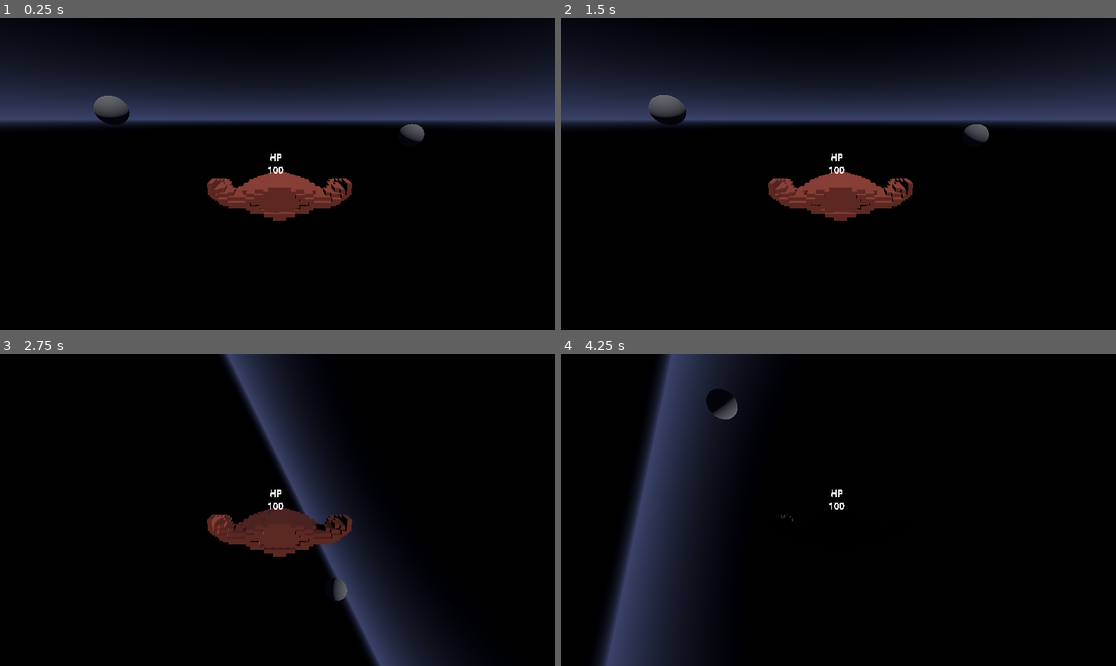
Above: before the commit, frames 1-4 (two rows, left to right).
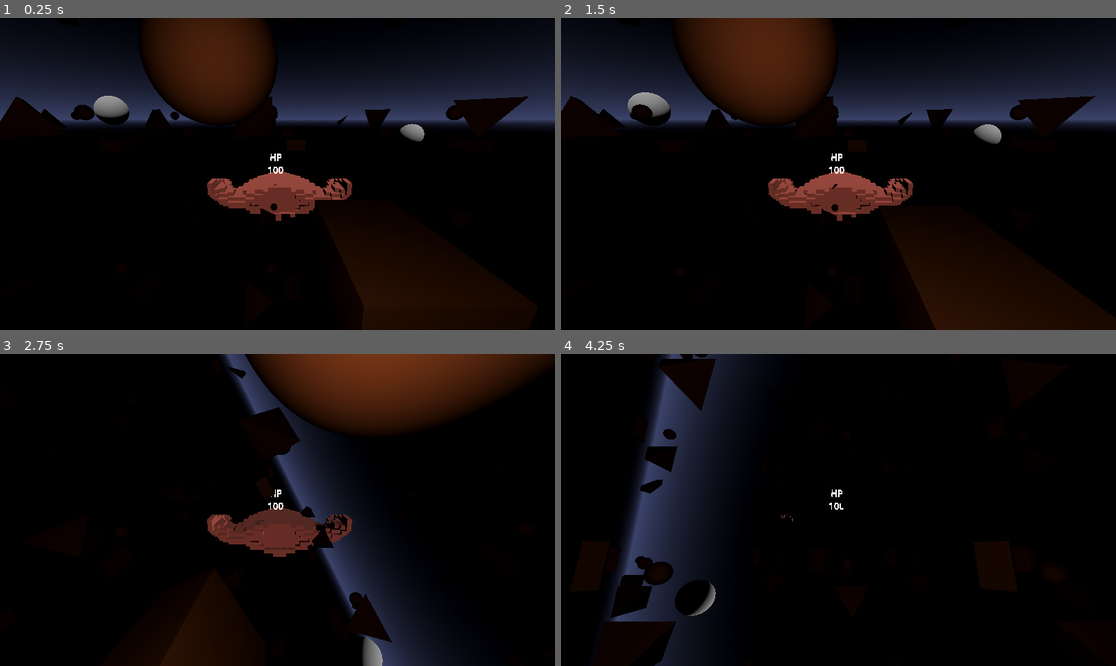
Above: after the commit, the same moments.

Repository: Junkyard-Logic-Studios/Cometes
Game: Godot game, scene res://scenes/main_scene.tscn
Same seed, same stepped clock (60 frames per second), same inputs: the game is played once before the commit and once after it.
Inputs:
- Up to frame 1 (0.25 s): no input
- Up to frame 2 (1.5 s): tap Enter at 0.5 s; hold Shift (accelerate) from 0.53 s (still down); tap Space (shoot) at 0.6, 1.35 s
- Up to frame 3 (2.75 s): release Shift (accelerate) at 2.03 s; hold Q (roll_left) from 2.03 s (still down); tap Space (shoot) at 2.1 s
- Up to frame 4 (4.25 s): tap Space (shoot) at 2.85, 3.6 s; release Q (roll_left) at 3.53 s; hold W (tilt_down) from 3.53 s (still down)

The runs differ from the first frame. In frame 1, 14% of the frame differs, in the area x 0-96%, y 0-100%; in frame 2, 17%, in the area x 0-100%, y 0-100%; in frame 3, 14%; in frame 4, 5.2%.

Commit message:
Loop world visuals via raymarching on primitives

Diff:
--- a/scenes/main_scene.tscn
+++ b/scenes/main_scene.tscn
@@ -1,8 +1,22 @@
-[gd_scene load_steps=8 format=3 uid="uid://cegr6umrjlhre"]
+[gd_scene load_steps=11 format=3 uid="uid://cegr6umrjlhre"]
 
 [ext_resource type="PackedScene" uid="uid://dk7b0mdcmcarn" path="res://scenes/space_ship.tscn" id="2_epmte"]
 [ext_resource type="Script" path="res://scripts/world.gd" id="3_6c7wi"]
 [ext_resource type="PackedScene" uid="uid://b6k5scku45261" path="res://scenes/asteroid.tscn" id="3_6hl20"]
+[ext_resource type="Shader" path="res://scripts/raymarch.gdshader" id="4_gt4jq"]
+
+[sub_resource type="BoxShape3D" id="BoxShape3D_pag7o"]
+
+[sub_resource type="ShaderMaterial" id="ShaderMaterial_lmcch"]
+render_priority = 0
+shader = ExtResource("4_gt4jq")
+shader_parameter/worldSize = Vector3(100, 100, 100)
+shader_parameter/maxDistance = 300.0
+shader_parameter/maxSteps = 100
+shader_parameter/minHitDistance = 0.01
+
+[sub_resource type="BoxMesh" id="BoxMesh_aiqb3"]
+material = SubResource("ShaderMaterial_lmcch")
 
 [sub_resource type="ProceduralSkyMaterial" id="ProceduralSkyMaterial_c7wv5"]
 sky_top_color = Color(0, 0, 0, 1)
@@ -29,20 +43,17 @@
 reflected_light_source = 2
 tonemap_mode = 2
 ssr_fade_in = 0.0174944
-fog_enabled = true
 fog_light_color = Color(0.0980392, 0.105882, 0.160784, 1)
 fog_light_energy = 0.22
 fog_sun_scatter = 0.1
 fog_density = 0.0492
-fog_aerial_perspective = 0.007
 fog_sky_affect = 0.66
-
-[sub_resource type="BoxShape3D" id="BoxShape3D_pag7o"]
-size = Vector3(40, 40, 40)
 
 [node name="Stage" type="Node3D"]
 
 [node name="SpaceShip" parent="." instance=ExtResource("2_epmte")]
+linear_acceleration = 4.0
+linear_max_speed = 20.0
 
 [node name="Asteroid" parent="." instance=ExtResource("3_6hl20")]
 transform = Transform3D(1, 0, 0, 0, 1, 0, 0, 0, 1, 11.8688, 2, 10.9555)
@@ -53,22 +64,23 @@
 [node name="Asteroid3" parent="." instance=ExtResource("3_6hl20")]
 transform = Transform3D(1, 0, 0, 0, 1, 0, 0, 0, 1, -8.88628, 0, -12.8977)
 
-[node name="World" type="Node3D" parent="."]
+[node name="World" type="Area3D" parent="."]
+transform = Transform3D(100, 0, 0, 0, 100, 0, 0, 0, 100, 0, 0, 0)
+collision_layer = 3
+collision_mask = 3
 script = ExtResource("3_6c7wi")
+
+[node name="CollisionShape3D" type="CollisionShape3D" parent="World"]
+shape = SubResource("BoxShape3D_pag7o")
+
+[node name="MeshInstance3D" type="MeshInstance3D" parent="World"]
+mesh = SubResource("BoxMesh_aiqb3")
 
 [node name="Environment" type="WorldEnvironment" parent="World"]
 environment = SubResource("Environment_ir04n")
 
 [node name="DirectionalLight3D" type="DirectionalLight3D" parent="World"]
-transform = Transform3D(0.969047, 0.135889, -0.20611, 0.245605, -0.446076, 0.860636, 0.0250105, -0.884619, -0.465644, 6.01247, 5.88253, -2.56848)
+transform = Transform3D(0.0242262, 0.00339724, -0.00515276, 0.00614013, -0.0111519, 0.0215159, 0.000625263, -0.0221155, -0.0116411, 0.150312, 0.147063, -0.064212)
 shadow_enabled = true
 
-[node name="Area3D" type="Area3D" parent="World"]
-collision_layer = 3
-collision_mask = 3
-
-[node name="CollisionShape3D" type="CollisionShape3D" parent="World/Area3D"]
-transform = Transform3D(1, 0, 0, 0, 1, 0, 0, 0, 1, 0.5, 0.5, 0.5)
-shape = SubResource("BoxShape3D_pag7o")
-
-[connection signal="body_exited" from="World/Area3D" to="World" method="_on_area_3d_body_exited"]
+[connection signal="body_exited" from="World" to="World" method="_on_body_exited"]
--- a/scenes/space_ship.tscn
+++ b/scenes/space_ship.tscn
@@ -44,6 +44,7 @@
 
 [node name="Camera3D" type="Camera3D" parent="Pivot"]
 transform = Transform3D(-1, 3.24475e-14, 8.74228e-08, 2.26267e-08, 0.965926, 0.258819, -8.44439e-08, 0.258819, -0.965926, 0, 1.38392, -4.33)
+current = true
 
 [node name="SpacecraftComete" type="MeshInstance3D" parent="Pivot"]
 transform = Transform3D(-3.49691e-09, 0, -0.08, 0, 0.07056, 0, 0.08, 0, -3.49691e-09, 0.00370216, -0.729854, 0.25632)
--- /dev/null
+++ b/scripts/raymarch.gdshader
@@ -0,0 +1,155 @@
+//----- general settings -----//
+
+shader_type spatial;
+render_mode
+	depth_draw_always,
+	cull_front,
+	skip_vertex_transform,
+	shadows_disabled,
+	unshaded,
+	ambient_light_disabled;
+
+
+
+//----- vertex shader -----//
+
+// variables to be queried form vertex to fragment shader
+varying flat vec3 rayOrigin;
+varying vec3 rayDir;
+varying vec3 vert;
+
+// per vertex shader
+void vertex()
+{
+	VERTEX = (MODELVIEW_MATRIX * vec4(VERTEX, 1.)).xyz;
+	rayOrigin = (INV_VIEW_MATRIX * vec4(0, 0, 0, 1)).xyz;
+	rayDir = (INV_VIEW_MATRIX * vec4(VERTEX, 1.0)).xyz - rayOrigin;
+}
+
+
+
+//----- raymarching functions -----//
+
+struct object_t {
+	int type;
+	vec3 pos;
+	vec3 size;
+};
+
+const object_t objects[] = {
+	object_t(0, vec3(4, 5, 10), vec3(4)),
+	object_t(2, vec3(10, 2, -12), vec3(8)),
+	object_t(1, vec3(-10, -12, 13), vec3(5, 3, 8))
+};
+const int n_objects = 3;
+
+uniform vec3 worldSize = vec3(100, 100, 100);
+uniform float maxDistance = 100.0;
+uniform int maxSteps = 100;
+uniform float minHitDistance = 0.001;
+
+
+vec3 clampToWorld(vec3 pos)
+{
+	return mod(pos + worldSize * 1.5, worldSize) - worldSize * 0.5;
+}
+
+float SDF_sphere(vec3 pos, vec3 spherePos, float radius)
+{
+	return length(clampToWorld(pos - spherePos)) - radius;
+}
+
+float SDF_box(vec3 pos, vec3 boxPos, vec3 boxSize)
+{
+	return length(max(abs(clampToWorld(pos - boxPos)) - boxSize, 0.0));
+}
+
+float SDF_tetrahedron(vec3 pos, vec3 tetrPos, float r)
+{
+	pos = clampToWorld(pos - tetrPos);
+	return (max(
+		max(-pos.x - pos.y, pos.x + pos.y) - pos.z,
+		max(-pos.x + pos.y, pos.x - pos.y) + pos.z
+	) - r) / sqrt(3.0);
+}
+
+float SDF_object(vec3 pos, object_t obj)
+{
+	switch (obj.type)
+	{
+		case 0: return SDF_sphere(pos, obj.pos, obj.size.x);
+		case 1: return SDF_box(pos, obj.pos, obj.size);
+		case 2: return SDF_tetrahedron(pos, obj.pos, obj.size.x);
+	}
+}
+
+float SDF_scene(vec3 pos)
+{
+	float m = 1e15;
+	for (int i = 0; i < n_objects; i++)
+		m = min(m, SDF_object(pos, objects[i]));
+	return m * (1.0 - minHitDistance);
+}
+
+float rayMarch(vec3 pos, vec3 dir)
+{
+	float td = 1e-10;
+	for (int s = 0; s < maxSteps; s++)
+	{
+		float d = SDF_scene(pos);
+		if (d < minHitDistance || td > maxDistance)
+			break;
+		pos += d * dir;
+		td += d;
+	}
+	return td;
+}
+
+vec3 pointNormal(vec3 pos)
+{
+	float dist = SDF_scene(pos);
+	return normalize(vec3(
+		SDF_scene(pos + vec3(minHitDistance, 0.0, 0.0)) - dist,
+		SDF_scene(pos + vec3(0.0, minHitDistance, 0.0)) - dist,
+		SDF_scene(pos + vec3(0.0, 0.0, minHitDistance)) - dist
+	));
+}
+
+
+
+//----- fragment shader -----//
+
+// per fragment shader
+void fragment()
+{
+	vec3 rayDirection = normalize(rayDir);
+
+	// find ray intersection with scene
+	float rayLength = rayMarch(rayOrigin, rayDirection);
+
+	// found no intersections with the scene
+	if (rayLength > maxDistance)
+		discard;
+
+	// point of intersection
+	vec3 hitPoint = rayOrigin + rayDirection * rayLength;
+
+	// basic shading
+	vec3 hitPointNormal = pointNormal(hitPoint);
+	ALBEDO = vec3(0.8, 0.4, 0.2) * dot(-rayDirection, hitPointNormal) / sqrt(rayLength);
+
+	// calculate depth
+	float depth = 1.0;
+	vec4 viewSpaceHitPoint = VIEW_MATRIX * vec4(hitPoint, 1.0);
+	vec4 clipSpaceHitPoint = PROJECTION_MATRIX * viewSpaceHitPoint;
+	depth = clipSpaceHitPoint.z / clipSpaceHitPoint.w;
+
+	DEPTH = depth < 0.0 ? 1.0 : depth;
+}
+
+
+
+//----- light shader -----//
+
+// per light source shader
+void light() {}
--- a/scripts/world.gd
+++ b/scripts/world.gd
@@ -1,12 +1,23 @@
 extends Node3D
 
 
-func _on_area_3d_body_exited(body):
+func _ready():
+	# get world box
+	var area_shape = $CollisionShape3D
+	var shape_size = (area_shape.shape as BoxShape3D).size
+	shape_size *= scale
+
+	# write worldsize to shader
+	var mesh : Mesh = ($MeshInstance3D as MeshInstance3D).mesh
+	mesh.surface_get_material(0).set_shader_parameter("worldSize", shape_size)
+
+
+func _on_body_exited(body):
 	if not "position" in body:
 		return
 
 	# get world box
-	var area_shape = $Area3D/CollisionShape3D
+	var area_shape = $CollisionShape3D
 	var shape_size = (area_shape.shape as BoxShape3D).size
 
 	# transform body position to box local space
Renamed: scenes/Spacecraft_comete.gltf -> models/Spacecraft_comete.gltf
Not shown, changed: models/Spacecraft_comete.gltf.import
Renamed: scenes/Spacecraft_comete_0.png -> models/Spacecraft_comete_0.png
Not shown, changed: models/Spacecraft_comete_0.png.import
Not shown: 1 places in scenes/laser.tscn that only renumber resources
Not shown: 1 places in scenes/space_ship.tscn that only renumber resources
